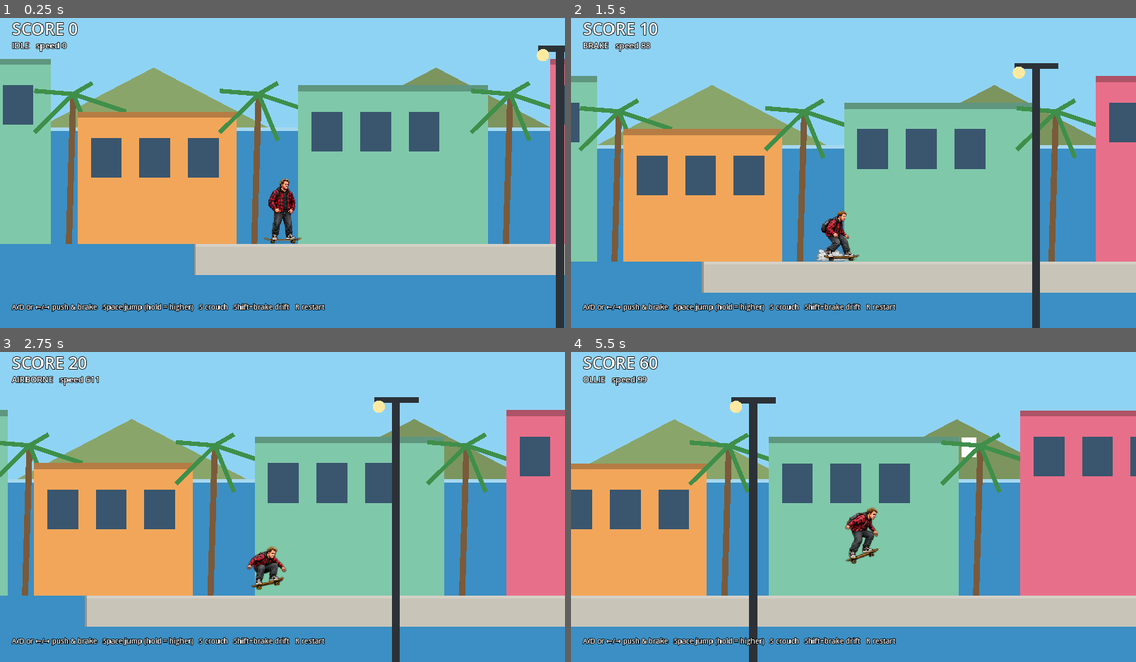
Above: before the commit, frames 1-4 (two rows, left to right).
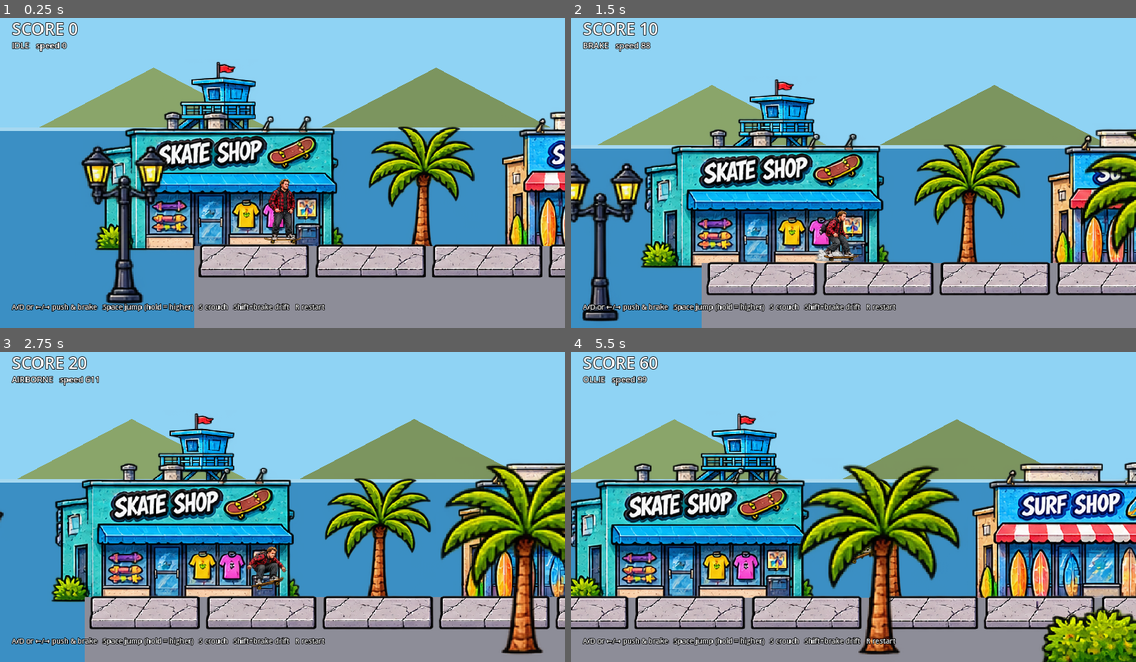
Above: after the commit, the same moments.

Repository: dreamscapestudios2024-alt/ethans-street-odyssey
Game: Godot game, scene res://scenes/levels/venice_beach/venice_beach.tscn
The game is run twice, just before and just after one commit, with the same random seed, the same clock (stepped at 60 frames per second) and the same inputs.
Inputs:
- Up to frame 1 (0.25 s): no input
- Up to frame 2 (1.5 s): hold Right 0.53-1.28 s; hold Space (jump) 0.53-1.28 s; hold A (brake) from 1.28 s (still down); tap S (crouch) at 1.35 s
- Up to frame 3 (2.75 s): tap Space (jump) at 1.52, 1.55, 1.82, 2.3 s; release A (brake) at 2.03 s; hold Right from 2.03 s (still down); hold Shift (drift) from 2.03 s (still down)
- Up to frame 4 (5.5 s): release Right at 2.78 s; release Shift (drift) at 2.78 s; hold W 2.78-3.53 s; tap D (push) at 2.85 s; tap Space (jump) at 3.02, 3.05, 3.32, 4.52, 4.55, 4.82, 5.3 s; hold Space (jump) 3.53-4.28 s; hold Left 3.53-5.03 s; tap S (crouch) at 4.35 s; hold A (brake) from 5.03 s (still down); hold Shift (drift) from 5.03 s (still down)

The runs differ from the first frame. In frame 1, 61% of the frame differs, in the area x 0-100%, y 8-100%; in frame 2, 60%; in frame 3, 61%; in frame 4, 66%, in the area x 0-100%, y 14-100%.

Commit message:
Use production street-module and parallax art; fix stairs collision alignment
- StreetModule draws art from StreetArt specs (collision derived from measured art geometry)
- Stairs tread 1 is flush with ground; stairs-with-rail art flipped to descend left to right
- Parallax layers 1/2/5 built from the supplied Layer 2 sheet; strong texture cache (fixes white draw bug)
- Tests updated to art-agnostic geometry, added stairs-rail grind test
- Docs: asset pipeline, mobile notes

Co-Authored-By: Claude Sonnet 5.5 <noreply@anthropic.com>
Claude-Session: https://claude.ai/code/session_01UYcGXAGobCZKyFR9tjkfFS

Diff:
--- /dev/null
+++ b/scripts/environment/backdrop_art.gd
@@ -0,0 +1,57 @@
+class_name BackdropArt
+extends RefCounted
+## Sprite layouts for the parallax layers (art from assets/backgrounds/layerN/*.png).
+## Coordinates are in the layer art's own space (ground line at y = 820, see ParallaxWorld).
+## Missing files are skipped, so layers degrade gracefully to the placeholder base drawing.
+
+const DIR := "res://assets/backgrounds/"
+const GROUND_Y := 820.0
+
+static var _cache: Dictionary = {}
+
+static func texture(rel: String) -> Texture2D:
+	if _cache.has(rel):
+		return _cache[rel]
+	var path := DIR + rel + ".png"
+	var tex: Texture2D = null
+	if ResourceLoader.exists(path):
+		tex = load(path) as Texture2D
+	_cache[rel] = tex  # strong ref (also caches misses)
+	return tex
+
+## [{tex, pos (top-left, art space), scale}] for a layer kind, packed left to right in one tile.
+static func layout(kind: int, tile_w: float) -> Array:
+	var items: Array = []
+	match kind:
+		PlaceholderBackdrop.Kind.SKY_LANDMARKS:
+			items.append(_place("layer1/lifeguard", 280.0, 585.0, 1.0))
+			items.append(_place("layer1/pier", 1450.0, 585.0, 1.4))
+			items.append(_place("layer1/gazebo", 2750.0, 600.0, 1.0))
+		PlaceholderBackdrop.Kind.LOCAL_SCENERY:
+			var seq := ["layer2/shop_skate", "layer2/palm", "layer2/shop_surf", "layer2/shop_cafe",
+				"layer2/mural_venice", "layer2/palm", "layer2/shop_market", "layer2/house_yellow"]
+			var x := 30.0
+			for key: String in seq:
+				var tex := texture(key)
+				if tex == null:
+					continue
+				var sc := 1.5 if key.contains("shop") or key.contains("mural") or key.contains("house") else 1.7
+				if x + tex.get_width() * sc > tile_w:
+					break
+				items.append(_place(key, x, GROUND_Y + 25.0, sc))
+				x += tex.get_width() * sc + 40.0
+		PlaceholderBackdrop.Kind.FOREGROUND:
+			items.append(_place("layer5/palm", 700.0, GROUND_Y + 150.0, 2.6))
+			items.append(_place("layer5/bush", 1250.0, GROUND_Y + 190.0, 2.0))
+			items.append(_place("layer5/lamp", 2000.0, GROUND_Y + 150.0, 2.4))
+			items.append(_place("layer5/bush_flowers", 2750.0, GROUND_Y + 190.0, 2.2))
+			items.append(_place("layer5/lamp_double", 3350.0, GROUND_Y + 150.0, 2.2))
+	return items.filter(func(i: Dictionary) -> bool: return i["tex"] != null)
+
+## `base` is the y of the sprite's bottom edge.
+static func _place(key: String, x: float, base: float, scale: float) -> Dictionary:
+	var tex := texture(key)
+	var pos := Vector2.ZERO
+	if tex != null:
+		pos = Vector2(x, base - tex.get_height() * scale)
+	return {"tex": tex, "pos": pos, "scale": scale}
--- a/scripts/environment/placeholder_backdrop.gd
+++ b/scripts/environment/placeholder_backdrop.gd
@@ -14,25 +14,28 @@
 	if texture != null:
 		draw_texture(texture, texture_position)
 		return
+	# Placeholder base first (sky/ocean/hills), then production sprites on top when present.
 	match kind:
 		Kind.SKY_LANDMARKS: _draw_landmarks()
-		Kind.LOCAL_SCENERY: _draw_scenery()
-		Kind.FOREGROUND: _draw_foreground()
+		Kind.LOCAL_SCENERY: pass
+		Kind.FOREGROUND: pass
+	var sprites := BackdropArt.layout(kind, tile_width)
+	for it: Dictionary in sprites:
+		var tex: Texture2D = it["tex"]
+		var sc: float = it["scale"]
+		draw_texture_rect(tex, Rect2(it["pos"], tex.get_size() * sc), false)
+	if sprites.is_empty():
+		match kind:
+			Kind.LOCAL_SCENERY: _draw_scenery()
+			Kind.FOREGROUND: _draw_foreground()
 
 func _draw_landmarks() -> void:
-	# Ocean horizon, distant pier, hills with a Hollywood-sign nod.
-	draw_rect(Rect2(0, 560, tile_width, 600), Color("3b8fc4"))
+	# Ocean horizon and soft hills; pier/lifeguard sprites are added by BackdropArt.
+	draw_rect(Rect2(0, 560, tile_width, 800), Color("3b8fc4"))
 	draw_rect(Rect2(0, 556, tile_width, 8), Color("a6d8f0"))
 	for i in 6:
 		var x := i * tile_width / 6.0
 		draw_colored_polygon(PackedVector2Array([Vector2(x, 556), Vector2(x + 260, 420), Vector2(x + 520, 556)]), Color("8aa56a").darkened(0.1 * (i % 2)))
-	draw_rect(Rect2(tile_width * 0.55, 520, 520, 14), Color("6e5a46"))  # pier deck
-	for i in 9:
-		draw_rect(Rect2(tile_width * 0.55 + i * 60.0, 534, 8, 40), Color("54443a"))
-	var sx := tile_width * 0.18
-	for ch in "VENICE":
-		draw_rect(Rect2(sx, 462, 34, 44), Color.WHITE)
-		sx += 44.0
 	draw_circle(Vector2(tile_width * 0.8, 200), 90.0, Color("ffe08a"))
 
 func _draw_scenery() -> void:
@@ -44,25 +47,11 @@
 		var h := 300.0 + (i % 4) * 60.0
 		draw_rect(Rect2(x, 820 - h, w, h), cols[i % cols.size()])
 		draw_rect(Rect2(x, 820 - h, w, 14), cols[i % cols.size()].darkened(0.25))
-		for wx in range(int(x) + 30, int(x + w) - 70, 110):
-			draw_rect(Rect2(wx, 820 - h + 60, 70, 90), Color("39566e"))
-		# palm tree between shops
-		var px := x + w + 40.0
-		draw_line(Vector2(px, 820), Vector2(px + 10, 480), Color("7a5a3a"), 14.0)
-		for a in 5:
-			draw_line(Vector2(px + 10, 480), Vector2(px + 10 + cos(a * 1.2 - 2.4) * 120, 480 + sin(a * 1.2 - 2.4) * 70 + 40), Color("3f8f4a"), 10.0)
 		x += w + 140.0
 		i += 1
 
 func _draw_foreground() -> void:
 	var x := 600.0
 	while x < tile_width:
-		# lamp post
 		draw_rect(Rect2(x, 380, 18, 760), Color("2c3138"))
-		draw_rect(Rect2(x - 40, 370, 100, 14), Color("2c3138"))
-		draw_circle(Vector2(x - 30, 392), 14.0, Color("ffe9a0"))
 		x += 1700.0
-	var gx := 200.0
-	while gx < tile_width:
-		draw_circle(Vector2(gx, 1090), 70.0, Color("2f7f3c", 0.9))
-		gx += 900.0
--- /dev/null
+++ b/scripts/environment/street_art.gd
@@ -0,0 +1,49 @@
+class_name StreetArt
+extends RefCounted
+## Production artwork specs for StreetModule types (cut from the supplied street-element
+## sheet by tools/slice_sheet.py / extract step; PNGs live in assets/street_modules/).
+## All values are measured in the PNG's own pixels; `scale` converts to world pixels.
+## Types without an entry (or with missing files) fall back to placeholder drawing.
+
+const DIR := "res://assets/street_modules/"
+
+# solid_top: pixel row where the walkable surface begins (plants/decor above it are not solid).
+const SPEC := {
+	StreetModule.Type.SIDEWALK: {"file": "sidewalk", "scale": 1.3, "solid_top": 6},
+	StreetModule.Type.BRICK_WALL: {"file": "brick_wall", "scale": 1.2, "solid_top": 5},
+	StreetModule.Type.GARDEN_BED: {"file": "garden_bed", "scale": 0.9, "solid_top": 38},
+	StreetModule.Type.LEDGE: {"file": "ledge", "scale": 1.1, "solid_top": 3},
+	StreetModule.Type.HANDRAIL: {"file": "handrail", "scale": 1.4, "bar_top": 11},
+	StreetModule.Type.RAMP_UP: {"file": "ramp", "flip": false},
+	StreetModule.Type.RAMP_DOWN: {"file": "ramp", "flip": true},
+	StreetModule.Type.BARRIER: {"file": "barrier"},
+	StreetModule.Type.BIN: {"file": "bin"},
+	# Art ascends to the right; it is flipped so the stairs descend left to right.
+	# block_x: first tread's left edge; top_y/floor_y: top tread surface / floor line;
+	# rail_hi / rail_lo: grind line end points (high end first) in unflipped art pixels.
+	StreetModule.Type.STAIRS_RAIL: {"file": "stairs_rail", "scale": 1.7, "block_x": 62, "top_y": 40,
+		"floor_y": 123, "treads": 4, "rail_hi": Vector2(190, 20), "rail_lo": Vector2(20, 81)},
+}
+
+static func spec(type: int) -> Dictionary:
+	return SPEC.get(type, {})
+
+## Strong references: a texture held only by a local variable inside _draw() can be freed
+## before the frame renders, which draws it as a white rectangle.
+static var _cache: Dictionary = {}
+
+static func texture(type: int) -> Texture2D:
+	var s: Dictionary = spec(type)
+	if s.is_empty():
+		return null
+	var path: String = DIR + String(s["file"]) + ".png"
+	if _cache.has(path):
+		return _cache[path]
+	if ResourceLoader.exists(path):
+		var tex := load(path) as Texture2D
+		_cache[path] = tex
+		return tex
+	return null
+
+static func ground_texture() -> Texture2D:
+	return texture(StreetModule.Type.SIDEWALK)
--- a/scripts/environment/street_module.gd
+++ b/scripts/environment/street_module.gd
@@ -34,6 +34,7 @@
 @export var step_width: float = 70.0
 @export var step_height: float = 34.0
 @export var rail_score_multiplier: float = 1.0
+@export var use_art: bool = true  ## use art from StreetArt when available (else placeholder drawing)
 @export_group("Optional production art (PNG, side-on)")
 @export var texture_left: Texture2D
 @export var texture_middle: Texture2D
@@ -64,14 +65,46 @@
 func is_extendable() -> bool:
 	return type in EXTENDABLE
 
+func _art() -> Texture2D:
+	return StreetArt.texture(type) if use_art else null
+
+func _art_spec() -> Dictionary:
+	return StreetArt.spec(type) if (use_art and _art() != null) else {}
+
 func effective_height() -> float:
-	return height if height > 0.0 else float(DEFAULT_HEIGHTS.get(type, 0.0))
+	if height > 0.0:
+		return height
+	var sp := _art_spec()
+	if sp.has("solid_top") and type != Type.SIDEWALK:
+		var t := _art()
+		return (t.get_height() - float(sp["solid_top"])) * float(sp["scale"])
+	return float(DEFAULT_HEIGHTS.get(type, 0.0))
+
+func effective_rail_height() -> float:
+	var sp := _art_spec()
+	if sp.has("bar_top"):
+		return (_art().get_height() - float(sp["bar_top"])) * float(sp["scale"])
+	return rail_height
+
+func _stairs_dims() -> Vector3:
+	## (step_count, step_width, step_height) - from art when present.
+	var sp := _art_spec()
+	if type == Type.STAIRS_RAIL and sp.has("treads"):
+		var t := _art()
+		var n := int(sp["treads"])
+		var sc := float(sp["scale"])
+		return Vector3(n, (t.get_width() - float(sp["block_x"])) * sc / n, (float(sp["floor_y"]) - float(sp["top_y"])) * sc / n)
+	return Vector3(step_count, step_width, step_height)
 
 func effective_length() -> float:
 	match type:
 		Type.STAIRS, Type.STAIRS_RAIL:
-			return step_count * step_width
+			var d := _stairs_dims()
+			return d.x * d.y
 		Type.BARRIER, Type.BIN, Type.POTHOLE:
+			var t := _art()
+			if t != null and type != Type.POTHOLE:
+				return t.get_width() * effective_height() / t.get_height()
 			return float(FIXED_LENGTHS[type])
 	return length
 
@@ -82,7 +115,8 @@
 		Type.RAMP_DOWN:
 			dy = effective_height()
 		Type.STAIRS, Type.STAIRS_RAIL:
-			dy = step_count * step_height
+			var d := _stairs_dims()
+			dy = d.x * d.z
 	return Vector2(effective_length(), dy)
 
 ## Height (px above ground line) of the highest walkable surface.
@@ -110,8 +144,10 @@
 		Type.RAMP_DOWN:
 			_add_poly([Vector2(0, 0), Vector2(w, h), Vector2(w, ground_depth), Vector2(0, ground_depth)])
 		Type.STAIRS, Type.STAIRS_RAIL:
-			for i in range(1, step_count + 1):
-				_add_rect((i - 1) * step_width, i * step_height, step_width, ground_depth)
+			# Tread 1 is flush with the ground on the left; the floor sits n*step_height lower.
+			var d := _stairs_dims()
+			for i in range(1, int(d.x) + 1):
+				_add_rect((i - 1) * d.y, (i - 1) * d.z, d.y, ground_depth + d.x * d.z)
 	match type:
 		Type.BARRIER:
 			_add_rect(0.0, -h, w, h)
@@ -120,13 +156,29 @@
 		Type.LEDGE:
 			_add_rail(Vector2(0, -h), Vector2(w, -h), 0.9)
 		Type.HANDRAIL:
-			_add_rail(Vector2(0, -rail_height), Vector2(w, -rail_height), 1.0)
+			var rh := effective_rail_height()
+			_add_rail(Vector2(0, -rh), Vector2(w, -rh), 1.0)
 		Type.STAIRS_RAIL:
-			_add_rail(Vector2(0, -rail_height), Vector2(w, step_count * step_height - rail_height), 1.4)
+			_add_stairs_rail(w)
 		Type.POTHOLE:
 			_add_hazard(Rect2(12, -20, w - 24, 50))
 	_built = true
 	queue_redraw()
+
+func _add_stairs_rail(w: float) -> void:
+	var d := _stairs_dims()
+	var sp := _art_spec()
+	var a := Vector2(0, -rail_height)
+	var b := Vector2(w, d.x * d.z - rail_height)
+	if sp.has("rail_hi"):
+		var t := _art()
+		var sc := float(sp["scale"])
+		# unflip: x' = art_width - x; module x = (x' - 0) * sc ; module y = (y - top_y) * sc
+		var hi: Vector2 = sp["rail_hi"]
+		var lo: Vector2 = sp["rail_lo"]
+		a = Vector2((t.get_width() - hi.x) * sc, (hi.y - float(sp["top_y"])) * sc)
+		b = Vector2((t.get_width() - lo.x) * sc, (lo.y - float(sp["top_y"])) * sc)
+	_add_rail(a, b, 1.4)
 
 func _add_rect(x: float, y: float, w: float, h: float) -> void:
 	var shape := RectangleShape2D.new()
@@ -182,6 +234,8 @@
 func _draw() -> void:
 	var w := effective_length()
 	var h := effective_height()
+	if _draw_art(w, h):
+		return
 	if texture_single != null:
 		draw_texture(texture_single, Vector2(0, -texture_single.get_height() + 0.0))
 		return
@@ -233,6 +287,79 @@
 	if type in [Type.BARRIER, Type.BIN]:
 		_draw_slab(w, 0.0, C_CONCRETE)
 
+const GROUND_FILL := Color("8d8d98")
+const TILE_OVERLAP := 5.0  ## px: tiles overlap slightly so outlines meet without gaps
+
+func _draw_tiles(tex: Texture2D, sc: float, x0: float, x1: float, y: float) -> void:
+	var tw := tex.get_width() * sc
+	var th := tex.get_height() * sc
+	var x := x0
+	var step := maxf(tw - TILE_OVERLAP, 1.0)
+	while x < x1 - 0.01:
+		var draw_w := minf(tw, x1 - x)
+		var src := Rect2(0, 0, draw_w / sc, tex.get_height())
+		draw_texture_rect_region(tex, Rect2(x, y, draw_w, th), src)
+		x += step
+
+func _draw_ground(w: float) -> void:
+	var g := StreetArt.ground_texture()
+	if g == null:
+		draw_rect(Rect2(0, 0, w, ground_depth), GROUND_FILL)
+		return
+	var sp := StreetArt.spec(Type.SIDEWALK)
+	var sc := float(sp["scale"])
+	var top := -float(sp["solid_top"]) * sc
+	draw_rect(Rect2(0, 4.0, w, ground_depth), GROUND_FILL)  # also fills seams between slab tiles
+	_draw_tiles(g, sc, 0.0, w, top)
+
+func _draw_art_rect(tex: Texture2D, rect: Rect2, flip_h: bool) -> void:
+	if not flip_h:
+		draw_texture_rect(tex, rect, false)
+		return
+	draw_set_transform(Vector2(rect.position.x + rect.size.x, rect.position.y), 0.0, Vector2(-1.0, 1.0))
+	draw_texture_rect(tex, Rect2(Vector2.ZERO, rect.size), false)
+	draw_set_transform(Vector2.ZERO, 0.0, Vector2.ONE)
+
+## Draws production art. Returns false to fall back to the placeholder drawing.
+func _draw_art(w: float, h: float) -> bool:
+	var tex := _art()
+	if tex == null:
+		return false
+	var sp := _art_spec()
+	var sc: float = float(sp.get("scale", 1.0))
+	match type:
+		Type.SIDEWALK:
+			_draw_ground(w)
+		Type.BRICK_WALL, Type.GARDEN_BED, Type.LEDGE:
+			_draw_ground(w)
+			_draw_tiles(tex, sc, 0.0, w, -h - float(sp["solid_top"]) * sc)
+		Type.HANDRAIL:
+			_draw_ground(w)
+			_draw_tiles(tex, sc, 0.0, w, -effective_rail_height() - float(sp["bar_top"]) * sc)
+		Type.RAMP_UP, Type.RAMP_DOWN:
+			var flip: bool = bool(sp.get("flip", false))
+			var rect := Rect2(0, -h, w, h) if type == Type.RAMP_UP else Rect2(0, 0, w, h)
+			if type == Type.RAMP_DOWN:
+				draw_rect(Rect2(0, h - 2.0, w, ground_depth), GROUND_FILL)
+			else:
+				draw_rect(Rect2(0, -2.0, w, ground_depth), GROUND_FILL)
+			_draw_art_rect(tex, rect, flip)
+		Type.BARRIER, Type.BIN:
+			_draw_ground(w)
+			draw_texture_rect(tex, Rect2(0, -h, w, h), false)
+		Type.STAIRS_RAIL:
+			var d := _stairs_dims()
+			draw_rect(Rect2(0, d.x * d.z - 2.0, w + 60.0, ground_depth), GROUND_FILL)
+			for i in range(int(d.x)):  # solid fill behind the art, matching the stepped collision
+				draw_rect(Rect2(i * d.y, i * d.z + 4.0, d.y + 1.0, d.x * d.z), GROUND_FILL)
+			# flipped: art is anchored so its top tread surface is y=0 and its stair block starts at x=0
+			var tw := tex.get_width() * sc
+			var th := tex.get_height() * sc
+			_draw_art_rect(tex, Rect2(0, -float(sp["top_y"]) * sc, tw, th), true)
+		_:
+			return false
+	return true
+
 func _draw_slab(w: float, up: float, col: Color) -> void:
 	draw_rect(Rect2(0, -up, w, 70 + up), col)
 	draw_rect(Rect2(0, -up, w, 6), col.lightened(0.2))
--- a/scripts/gameplay/venice_beach_layout.gd
+++ b/scripts/gameplay/venice_beach_layout.gd
@@ -7,21 +7,21 @@
 static func layout() -> Array:
 	return [
 		{"type": T.SIDEWALK, "length": 1800.0},                         # warm-up: push, cruise
-		{"type": T.GARDEN_BED, "length": 520.0},                        # jump up onto it
+		{"type": T.GARDEN_BED, "length": 492.0},                        # jump up onto it
 		{"type": T.SIDEWALK, "length": 700.0},
 		{"type": T.RAMP_UP, "length": 360.0},                           # kicker
 		{"type": T.SIDEWALK, "length": 1000.0},
-		{"type": T.HANDRAIL, "length": 760.0},                          # 50-50 grind
+		{"type": T.HANDRAIL, "length": 920.0},                          # 50-50 grind
 		{"type": T.SIDEWALK, "length": 800.0},
 		{"type": T.POTHOLE},                                            # hazard: jump it
 		{"type": T.SIDEWALK, "length": 700.0},
 		{"type": T.BARRIER},                                            # jump or crash
 		{"type": T.SIDEWALK, "length": 600.0},
-		{"type": T.LEDGE, "length": 900.0},                             # second grind
+		{"type": T.LEDGE, "length": 880.0},                             # second grind
 		{"type": T.SIDEWALK, "length": 500.0},
-		{"type": T.STAIRS_RAIL, "step_count": 6},                       # descending stairs + rail
+		{"type": T.STAIRS_RAIL},                       # descending stairs + rail
 		{"type": T.SIDEWALK, "length": 1400.0},
-		{"type": T.BRICK_WALL, "length": 420.0},
+		{"type": T.BRICK_WALL, "length": 526.0},
 		{"type": T.SIDEWALK, "length": 600.0},
 		{"type": T.BIN},
 		{"type": T.SIDEWALK, "length": 1200.0},
--- a/tests/run_tests.gd
+++ b/tests/run_tests.gd
@@ -59,9 +59,9 @@
 	check(st.end_offset() == Vector2(350, 150), "stairs descend left-to-right")
 	check(st.get_child_count() == 5, "one collider per step")
 	var ledge := _module({"type": T.LEDGE, "length": 600.0})
-	check(ledge.rail != null and ledge.rail.end_point == Vector2(600, -56), "ledge has grind rail on top")
+	check(ledge.rail != null and is_equal_approx(ledge.rail.end_point.y, -ledge.surface_height()) and ledge.rail.end_point.x == 600.0, "ledge has grind rail on its top edge")
 	var bed := _module({"type": T.GARDEN_BED})
-	check(bed.rail == null and bed.surface_height() == 64.0, "garden bed solid, not grindable")
+	check(bed.rail == null and bed.surface_height() > 40.0, "garden bed solid, not grindable")
 	check(_module({"type": T.RAMP_DOWN, "length": 300.0}).end_offset().y == 110.0, "descending ramp drops cursor")
 	check(_module({"type": T.POTHOLE}).hazard_area != null, "pothole hazard area")
 	var course := CourseBuilder.new()
@@ -70,8 +70,6 @@
 	for i in range(1, course.modules.size()):
 		var prev := course.modules[i - 1]
 		check(course.modules[i].position.is_equal_approx(prev.position + prev.end_offset()), "module %d aligned" % i)
-		if _fails > 0:
-			break
 
 func test_rail() -> void:
 	print("GrindRail")
@@ -131,19 +129,26 @@
 	check(e.is_on_floor() and e.state != Ethan.State.FALL, "lands again")
 	check(top_y < -20.0, "left the ground")
 
-	# Jump onto the garden bed (x = 1800..2320, top y = -64)
-	e.respawn(Vector2(1600, 0))
+	# Jump onto the garden bed
+	var bed: StreetModule
+	for m in lvl.course.modules:
+		if m.type == StreetModule.Type.GARDEN_BED:
+			bed = m
+	var bx0 := bed.position.x
+	var bx1 := bx0 + bed.effective_length()
+	e.respawn(Vector2(bx0 - 200.0, 0))
 	await _step(20)
 	e.speed = 420.0
 	Input.action_press("jump")
 	await _step(45)  # hold ~0.37s for a full-height ollie
 	Input.action_release("jump")
 	await _step(110)
-	check(e.global_position.x > 1800.0 and e.global_position.x < 2320.0, "over the bed (x %d)" % int(e.global_position.x))
-	check(is_equal_approx(snappedf(e.global_position.y, 1.0), -64.0), "landed on elevated bed top (y %.1f, %s)" % [e.global_position.y, Ethan.State.keys()[e.state]])
+	check(e.global_position.x > bx0 and e.global_position.x < bx1, "over the bed (x %d, bed %d..%d)" % [int(e.global_position.x), int(bx0), int(bx1)])
+	check(absf(e.global_position.y + bed.surface_height()) < 1.5, "landed on elevated bed top (y %.1f vs -%.1f, %s)" % [e.global_position.y, bed.surface_height(), Ethan.State.keys()[e.state]])
 
 	# Hit the bed wall at speed -> fall and recover
-	e.respawn(Vector2(1500, 0))
+	e.respawn(Vector2(bx0 - 400.0, 0))
+	await _step(20)
 	e.speed = 600.0
 	await _step(120)
 	check(e.state == Ethan.State.FALL, "crash into wall causes fall")
@@ -211,5 +216,19 @@
 	await _step(240)
 	check(e.global_position.x > stairs.position.x + stairs.end_offset().x - 50.0, "passes down the stairs")
 	check(e.global_position.y > 100.0, "ends lower than the start (y %d)" % int(e.global_position.y))
+	# Stairs handrail grind
+	e.respawn(Vector2(stairs.position.x - 180.0, stairs.position.y))
+	await _step(20)
+	e.speed = 520.0
+	Input.action_press("jump")
+	var stair_grind := false
+	for i in 300:
+		await physics_frame
+		stair_grind = stair_grind or e.state == Ethan.State.GRIND
+		if i == 50:
+			Input.action_release("jump")
+	check(stair_grind, "grinds the stairs handrail")
+	check(e.state != Ethan.State.FALL, "no fall after stairs rail")
+	Input.action_release("jump")
 	lvl.queue_free()
 	await _step(2)
Binary file added: assets/backgrounds/layer1/gazebo.png
Not shown, added: assets/backgrounds/layer1/gazebo.png.import
Binary file added: assets/backgrounds/layer1/lifeguard.png
Not shown, added: assets/backgrounds/layer1/lifeguard.png.import
Binary file added: assets/backgrounds/layer1/pier.png
Not shown, added: assets/backgrounds/layer1/pier.png.import
Binary file added: assets/backgrounds/layer2/house_modern.png
Not shown, added: assets/backgrounds/layer2/house_modern.png.import
Binary file added: assets/backgrounds/layer2/house_purple.png
Not shown, added: assets/backgrounds/layer2/house_purple.png.import
Binary file added: assets/backgrounds/layer2/house_white.png
Not shown, added: assets/backgrounds/layer2/house_white.png.import
(and 67 more such lines)
